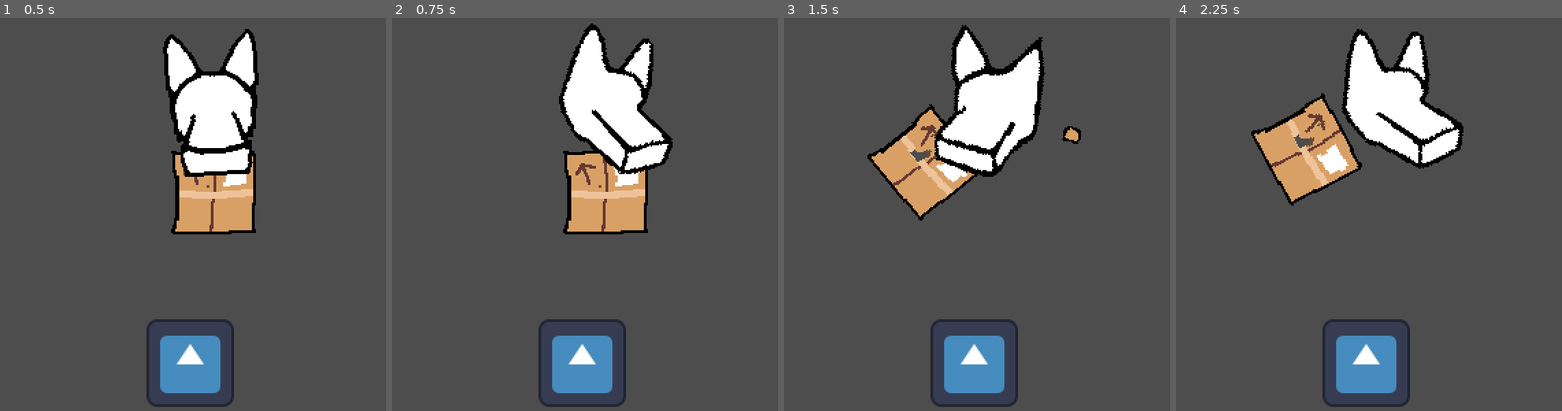
Above: before the commit, frames 1-4 (left to right).
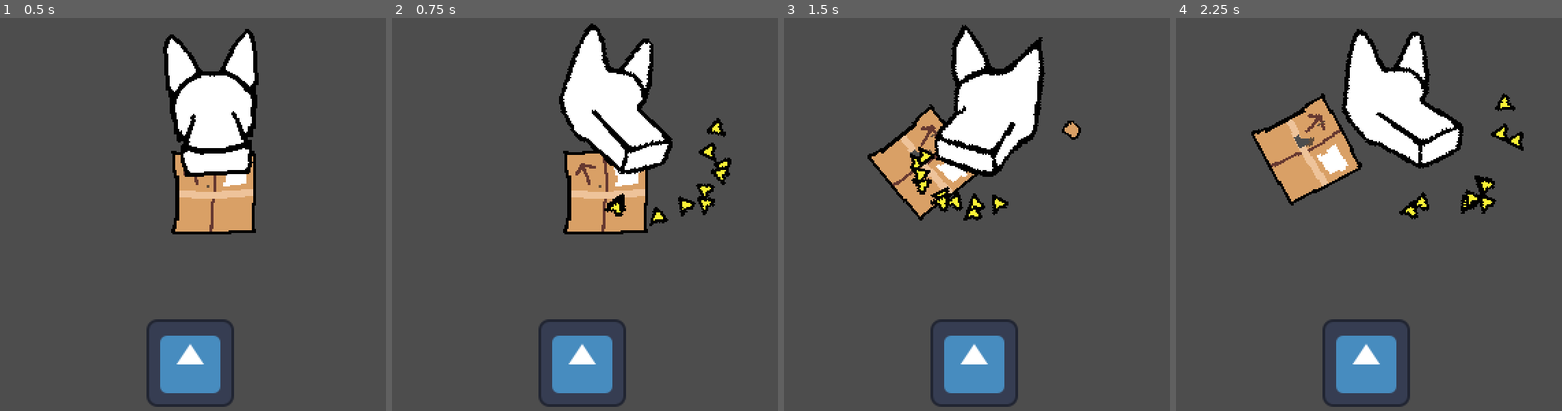
Above: after the commit, the same moments.

Repository: kennethbchen/RGHRGHRGH-Game
Game: Godot game, scene res://scenes/game.tscn
The game is run twice, just before and just after one commit, with the same random seed, the same clock (stepped at 60 frames per second) and the same inputs. The engine's default icon, where the game draws it, is replaced by a stand-in: a white triangle on a blue panel in a dark square.
Inputs (mouse positions are in pixels of both pictures, inside the frame that each line leads up to):
- Up to frame 1 (0.5 s): no input
- Up to frame 2 (0.75 s): tap Enter at 0.5 s; move the mouse to (712, 218) at 0.52 s; press the mouse at (712, 218) at 0.53 s
- Up to frame 3 (1.5 s): tap Space at 1.25 s; move the mouse to (915, 261) at 1.27 s; release the mouse at (915, 261) at 1.28 s; click (915, 261) at 1.35 s
- Up to frame 4 (2.25 s): move the mouse to (1442, 143) at 2.02 s; press the mouse at (1442, 143) at 2.03 s

Frame 1 is identical in both runs. In frame 2, 1.2% of the frame differs, in the area x 54-88%, y 25-53%; in frame 3, 1.3%, in the area x 32-77%, y 26-52%; in frame 4, 1.1%.

Commit message:
Implemented particles for biting

Diff:
--- a/scenes/game.tscn
+++ b/scenes/game.tscn
@@ -11,13 +11,24 @@
 [ext_resource type="PackedScene" uid="uid://c3rg6ralpqeor" path="res://scenes/bite_detector.tscn" id="5_7sovw"]
 [ext_resource type="Script" path="res://scripts/shake_combo_controller.gd" id="5_23ut6"]
 [ext_resource type="Script" path="res://scripts/rotation_intensity_measurer.gd" id="6_4lvt7"]
+[ext_resource type="AudioStream" uid="uid://3dfc2qvfukst" path="res://audio/bite_start.wav" id="6_d21rt"]
 [ext_resource type="Texture2D" uid="uid://dq8qg5mt0a02y" path="res://sprites/box.png" id="6_nvy1s"]
 [ext_resource type="Script" path="res://scripts/biteable_prop.gd" id="6_qxxue"]
 [ext_resource type="Material" uid="uid://bspfq31lhs2il" path="res://materials/erosion_material.tres" id="9_ucwcv"]
 [ext_resource type="Texture2D" uid="uid://daxtntoxlrtbj" path="res://sprites/box_particle.png" id="9_ytrwf"]
 [ext_resource type="Script" path="res://scripts/node_shake_controller.gd" id="10_004wk"]
+[ext_resource type="Texture2D" uid="uid://d2tu8db4uyf6" path="res://sprites/bite_particle.png" id="11_r2aj2"]
 [ext_resource type="Texture2D" uid="uid://dbwc55h75l4r2" path="res://icon.svg" id="11_vqxsg"]
 [ext_resource type="AudioStream" uid="uid://dorp0ploeac85" path="res://audio/box_damage.wav" id="12_4vajp"]
+
+[sub_resource type="Curve" id="Curve_8w7v5"]
+max_value = 100.0
+_data = [Vector2(0, 1), 0.0, 0.0, 0, 0, Vector2(0.440154, 52.0064), 0.0, 0.0, 0, 0]
+point_count = 2
+
+[sub_resource type="Curve" id="Curve_kdf8w"]
+_data = [Vector2(0, 1), 0.0, 0.0, 0, 0, Vector2(0.46332, 1), 0.0, 0.0, 0, 0, Vector2(1, 0), 0.0, 0.0, 0, 0]
+point_count = 3
 
 [sub_resource type="CircleShape2D" id="CircleShape2D_pxjl7"]
 radius = 29.0172
@@ -67,6 +78,28 @@
 rotation = 1.5708
 script = ExtResource("2_hwhmv")
 
+[node name="SFXPlayer" type="AudioStreamPlayer" parent="Player"]
+stream = ExtResource("6_d21rt")
+
+[node name="BiteParticles" type="CPUParticles2D" parent="Player"]
+position = Vector2(43, -0.000148189)
+emitting = false
+amount = 10
+lifetime = 0.5
+one_shot = true
+explosiveness = 1.0
+lifetime_randomness = 0.25
+texture = ExtResource("11_r2aj2")
+particle_flag_align_y = true
+spread = 80.0
+gravity = Vector2(0, 0)
+initial_velocity_min = 240.0
+initial_velocity_max = 311.94
+damping_min = 8.634
+damping_max = 17.267
+damping_curve = SubResource("Curve_8w7v5")
+scale_amount_curve = SubResource("Curve_kdf8w")
+
 [node name="ShakeComboController" type="Node" parent="Player"]
 script = ExtResource("5_23ut6")
 
@@ -82,7 +115,7 @@
 min_shake_velocity = 10.0
 
 [node name="BiteArea" type="Area2D" parent="Player"]
-position = Vector2(50, -0.000183105)
+position = Vector2(29, -0.000107085)
 collision_layer = 0
 metadata/_edit_group_ = true
 
@@ -113,12 +146,12 @@
 texture = ExtResource("9_ytrwf")
 emission_shape = 1
 emission_sphere_radius = 16.0
-spread = 20.0
+spread = 9.64
 gravity = Vector2(0, 0)
 initial_velocity_min = 600.0
 initial_velocity_max = 800.0
-angular_velocity_min = -300.0
-angular_velocity_max = 300.0
+angular_velocity_min = -500.0
+angular_velocity_max = 500.0
 damping_min = 23.669
 damping_max = 23.669
 damping_curve = SubResource("Curve_0gxit")
--- a/scripts/player.gd
+++ b/scripts/player.gd
@@ -9,6 +9,10 @@
 @onready var rotation_intensity_measurer: Node2D = $RotationIntensityMeasurer
 
 @onready var shake_combo_controller: Node = $ShakeComboController
+
+@onready var particles: CPUParticles2D = $BiteParticles
+
+@onready var sfx: AudioStreamPlayer = $SFXPlayer
 
 var bit_object_detector: BiteDetector = null
 
@@ -39,6 +43,11 @@
 		hitbox.get_overlapping_areas()[0] is BiteDetector:
 
 		_bite_object(hitbox.get_overlapping_areas()[0])
+
+		sfx.play()
+
+		particles.restart()
+		particles.emitting = true
 
 func _on_bite_release() -> void:
 	_release_bitten_object()
Not shown, added: audio/bite_start.wav.import
Not shown: 1 places in scenes/game.tscn that only renumber resources
Binary file added: sprites/bite_particle.png
Not shown, added: sprites/bite_particle.png.import
Not shown, added: audio/bite_start.wav
